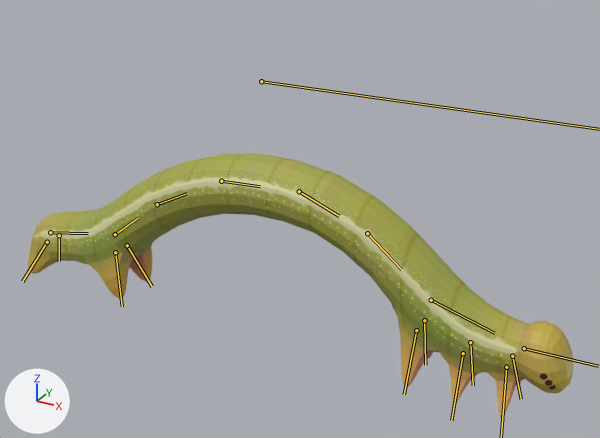
One commit to the FBX model FBX/inchwormCharacterV3.fbx: the scene before it, then after it.
Rendered twice from a 50 mm lens placed at (8.7, -14.19, 10.15), pointed at (0.59, 0.55, 2.78). Lighting does not change. The marker at lower left points along +X, +Y and +Z. The bones that bend it are drawn over the model as lines.

Objects in the first picture: 'peelar.001'.
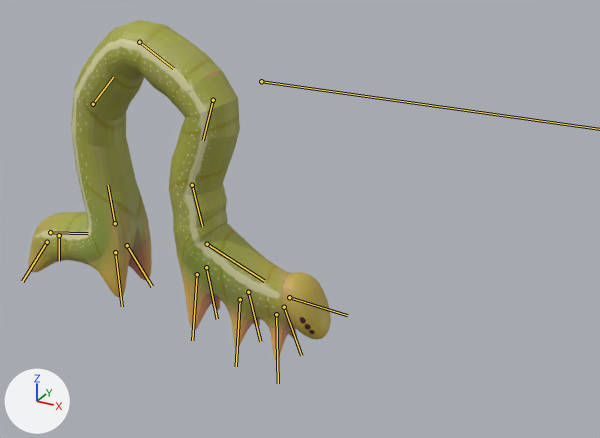
Commit message: animated peelar

The newer file adds an action. The first version stands in its rest pose; the second is drawn at frame 1 of the action 'peelar|peelarAction'.

Location of each change, [x1, y1, x2, y2] in pixels of the pictures (600 x 438 px):
'peelar.001', posed (44% narrower, 29% taller)
    before: [28, 154, 573, 418]
    after: [28, 20, 331, 361]
bone 'MidBodyDeform.001', root to tip
    before: (115, 234) to (138, 218)
    after: (115, 223) to (108, 185)
bone 'MidBodyDeform.002', root to tip
    before: (157, 204) to (187, 193)
    after: (93, 104) to (113, 77)
bone 'MidBodyDeform.003', root to tip
    before: (221, 181) to (260, 186)
    after: (139, 42) to (173, 68)
bone 'MidBodyDeform.004', root to tip
    before: (299, 191) to (339, 216)
    after: (213, 100) to (203, 140)
bone 'MidBodyDeform.005', root to tip
    before: (367, 233) to (401, 269)
    after: (192, 185) to (202, 226)
bone 'stretchController.005', root to tip
    before: (431, 300) to (431, 299)
    after: (207, 244) to (207, 243)
bone 'FrontBody', root to tip
    before: (431, 300) to (494, 333)
    after: (207, 244) to (264, 281)

The edits, one by one:
Bone 'MidBodyDeform.001' (bone_midbodydeform_001) moves from (0.0, 0.0, 0.0) to (0.0, 0.23, 0.22).
Bone 'MidBodyDeform.001' (bone_midbodydeform_001) turns from (0, 0, 0) to (58, 0, 0) degrees about its own x, y and z.
Bone 'MidBodyDeform.002' (bone_midbodydeform_002) moves from (0.0, 0.0, 0.0) to (0.0, -0.5, 2.72).
Bone 'MidBodyDeform.002' (bone_midbodydeform_002) turns from (0, 0, 0) to (19, 0, 0) degrees about its own x, y and z.
Bone 'MidBodyDeform.003' (bone_midbodydeform_003) moves from (0.0, 0.0, 0.0) to (0.01, -1.81, 2.98).
Bone 'MidBodyDeform.003' (bone_midbodydeform_003) turns from (0, 0, 0) to (-33, 0, 0) degrees about its own x, y and z.
Bone 'MidBodyDeform.004' (bone_midbodydeform_004) moves from (0.0, 0.0, 0.0) to (0.0, -2.56, 0.82).
Bone 'MidBodyDeform.004' (bone_midbodydeform_004) turns from (0, 0, 0) to (-87, 0, 0) degrees about its own x, y and z.
Bone 'MidBodyDeform.005' (bone_midbodydeform_005) moves from (0.0, 0.0, 0.0) to (-0.02, -3.55, -2.53).
Bone 'MidBodyDeform.005' (bone_midbodydeform_005) turns from (0, 0, 0) to (-38, 0, 0) degrees about its own x, y and z.
Bone 'stretchController.005' (bone_stretchcontroller_005) moves from (0.0, 0.0, 0.0) to (-5.46, 0.0, 0.0).
Bone 'stretchController.005' (bone_stretchcontroller_005) is rescaled from (1.0, 1.0, 1.0) to (0.53, 1.0, 1.0).
Bone 'FrontBody' (bone_frontbody) turns from (0, 0, 0) to (-4, -6, 10) degrees about its own x, y and z.
Bone 'FrontBody' (bone_frontbody) is rescaled from (1.0, 1.0, 1.0) to (1.0, 1.82, 1.09).
